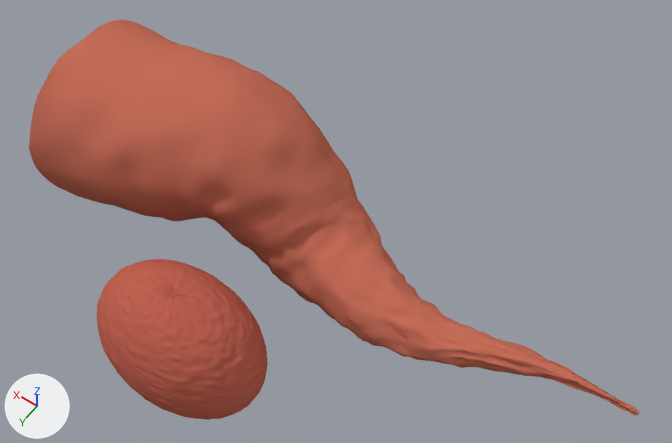
The Blender file scene.blend: old version first, new version second.
Camera for both pictures: a 50 mm camera at (0.03, 2.4, 3.95) aimed at (1.74, 0.0, 0.17). Every picture has the same lights, and +X, +Y and +Z are marked at lower left.

Names of what the first picture shows: 'MyCurveObject', 'Sphere'.
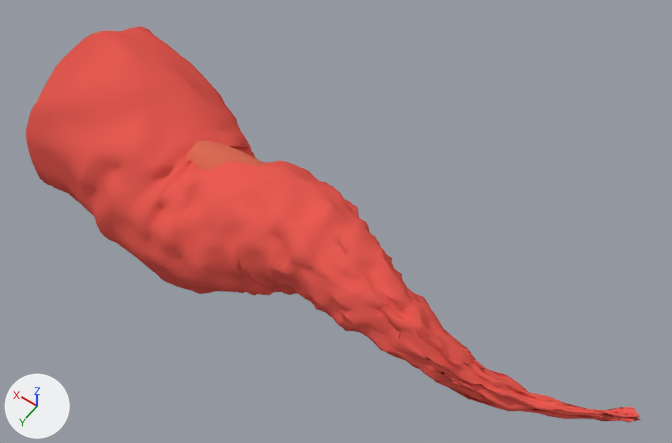
Where the newer file only moved an object's origin or applied its transform, the numbers keep the older frame.

Patch to the scene script:
```diff
--- a/scene.blend.py
+++ b/scene.blend.py
@@ mat_material @@
 mat_material = diffuse_material('Material')
-mat_material.base_color = (0.563, 0.156, 0.1)  # red #c66e59
+mat_material.base_color = (0.825, 0.108, 0.0872)  # red #ea5c53
@@ me_sphere @@
 # used by ob_sphere; location = (2.116, 0.844, -0.211); scale = (0.491, 0.339, 0.431)
-me_sphere.from_pydata(...)  # 16258 vertices, 16384 faces; spans x -1.01..1.01, y -1.0..1.0, z -1.01..1.01
+me_sphere.from_pydata(...)  # 16258 vertices, 16384 faces; spans x -0.58..1.2, y -2.6..-1.76, z 0.71..1.32
+# me_sphere part 1: 16258 vertices removed from x -1.01..1.01, y -1.0..1.0, z -1.01..1.01
+# me_sphere part 2: 16258 vertices added at x -0.58..1.2, y -2.6..-1.76, z 0.71..1.32
 me_sphere.materials.append(mat_material_0)
@@ me_cumycurvedata @@
 # used by ob_mycurveobject; location = (0.0, 0.0, 0.0)
-me_cumycurvedata.from_pydata(...)  # 4032 vertices, 3984 faces; spans x 0.02..3.49, y -0.54..0.53, z -0.54..0.59
+me_cumycurvedata.from_pydata(...)  # 4032 vertices, 3984 faces; spans x 0.0..3.5, y -0.53..0.62, z -0.58..0.55
+# me_cumycurvedata part 3: 4032 of 4032 vertices moved; they spanned x 0.02..3.49, y -0.54..0.53, z -0.54..0.59 and now span x 0.0..3.5, y -0.53..0.62, z -0.58..0.55; mean shift (0.0, 0.2, 0.1); largest move (2.54, -0.35, -0.16) -> (2.23, 0.14, -0.45)
 me_cumycurvedata.materials.append(mat_material)
```

Boxes (x1, y1, x2, y2) around the edits, measured in the pictures (672 x 443 px):
'MyCurveObject', recoloured, reshaped: before (29, 20, 640, 416); after (26, 27, 641, 423)
'Sphere', reshaped: before (97, 259, 268, 420); after (188, 140, 265, 171)
part 1 of me_sphere, deleted (red): before (97, 259, 268, 420)
part 2 of me_sphere, added (red): after (188, 140, 265, 171)
